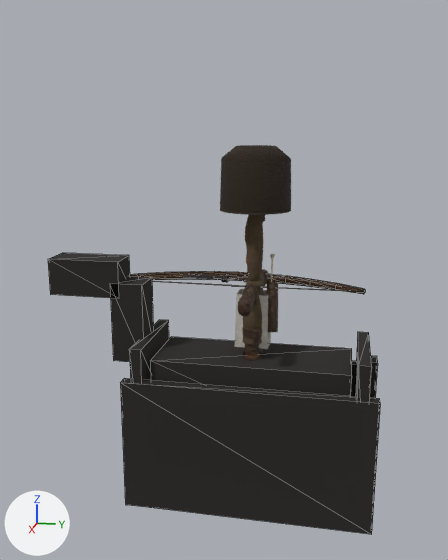
Renders of the glTF model csharp/Unciv.Godot/Packs/units/models/unit/Keshik.glb from each side of a commit.
Before and after are seen from a 50 mm camera at (1.571, 0.232, 1.017) aimed at (-0.009, -0.084, 0.622). The axes (+X, +Y, +Z) are drawn at lower left. The lights are the same throughout. The first picture is the older version. Mesh edges are drawn as thin lines on the coarser meshes. Where no turn or scale is listed for an object, it has been applied to the vertices. Vertices at exactly the same position are counted once.

Objects in the first picture: 'Bow', 'HorseMesh', 'Warrior' and 1 more.
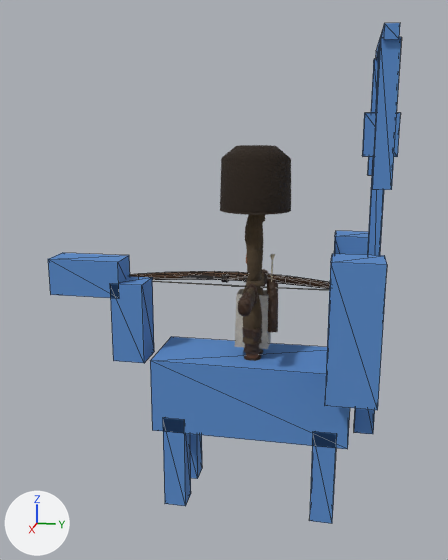
Location of each change, (x1, y1, x2, y2) in pixels of the pictures (448 x 560 px):
'HorseMesh', recoloured, reshaped (black to blue, 7% wider, 78% taller)
    before: (48, 253, 380, 534)
    after: (48, 23, 402, 524)
part 1 of me_horse, added (blue)
    after: (367, 53, 384, 255)
part 2 of me_horse, added
    after: (375, 23, 400, 61)
part 3 of me_horse, added (blue)
    after: (372, 37, 402, 190)
part 4 of me_horse, added
    after: (367, 59, 378, 176)
part 5 of me_horse, added (blue)
    after: (362, 113, 401, 157)
part 6 of me_horse, added (blue)
    after: (325, 254, 387, 410)
part 7 of me_horse, added (blue)
    after: (334, 231, 368, 255)
part 8 of me_horse, deleted (black)
    before: (120, 378, 380, 534)
part 9 of me_horse, deleted (black)
    before: (129, 320, 169, 383)
part 10 of me_horse, deleted (mostly hidden)
    before: (351, 360, 356, 397)
part 11 of me_horse, deleted (black)
    before: (355, 332, 372, 401)

What the commit changed:
Material 'Horse' (mat_horse) changes colour from black #272422 to blue #598bcb; in linear values from (0.02, 0.018, 0.016) to (0.1, 0.26, 0.6).
me_horse is used by ob_horsemesh; location (0.0, 0.0, 0.0).
me_horse had 96 vertices, 144 faces and spanned x -0.14..0.14, y -0.56..0.33, z 0.0..0.67.
me_horse now has 120 vertices, 180 faces and spans x -0.23..0.23, y -0.56..0.34, z 0.0..1.215.
me_horse part 1: a new loose piece, a box spanning x -0.015..0.015, y 0.285..0.315, z 0.4..1.2, in mat_horse (blue #598bcb).
me_horse part 2: a new loose piece, a box spanning x -0.23..0.23, y 0.285..0.315, z 1.185..1.215, in mat_horse (blue #598bcb).
me_horse part 3: a new loose piece, a box spanning x 0.18..0.22, y 0.28..0.32, z 0.89..1.19, in mat_horse (blue #598bcb).
me_horse part 4: a new loose piece, a box spanning x -0.22..-0.18, y 0.28..0.32, z 0.89..1.19, in mat_horse (blue #598bcb).
me_horse part 5: a new loose piece, a box spanning x -0.04..0.04, y 0.26..0.34, z 0.95..1.05, in mat_horse (blue #598bcb).
me_horse part 6: a new loose piece, a box spanning x 0.12..0.22, y 0.2..0.32, z 0.39..0.73, in mat_horse (blue #598bcb).
me_horse part 7: a new loose piece, a box spanning x -0.22..-0.12, y 0.2..0.32, z 0.39..0.73, in mat_horse (blue #598bcb).
me_horse part 8: the loose piece of 8 vertices spanning x 0.11..0.14, y -0.33..0.33, z 0.01..0.37 is deleted.
me_horse part 9: the loose piece of 8 vertices spanning x -0.13..0.13, y -0.305..-0.275, z 0.14..0.46 is deleted.
me_horse part 10: the loose piece of 8 vertices spanning x -0.14..-0.11, y -0.33..0.33, z 0.01..0.37 is deleted.
me_horse part 11: the loose piece of 8 vertices spanning x -0.13..0.13, y 0.275..0.305, z 0.14..0.46 is deleted.
